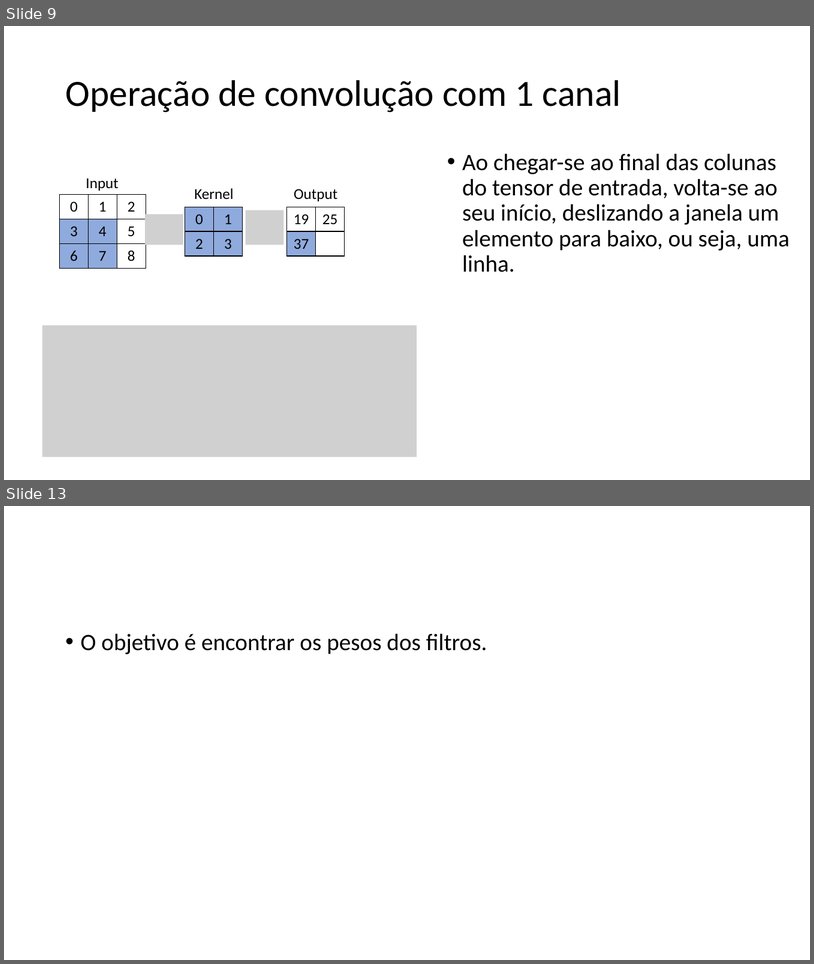
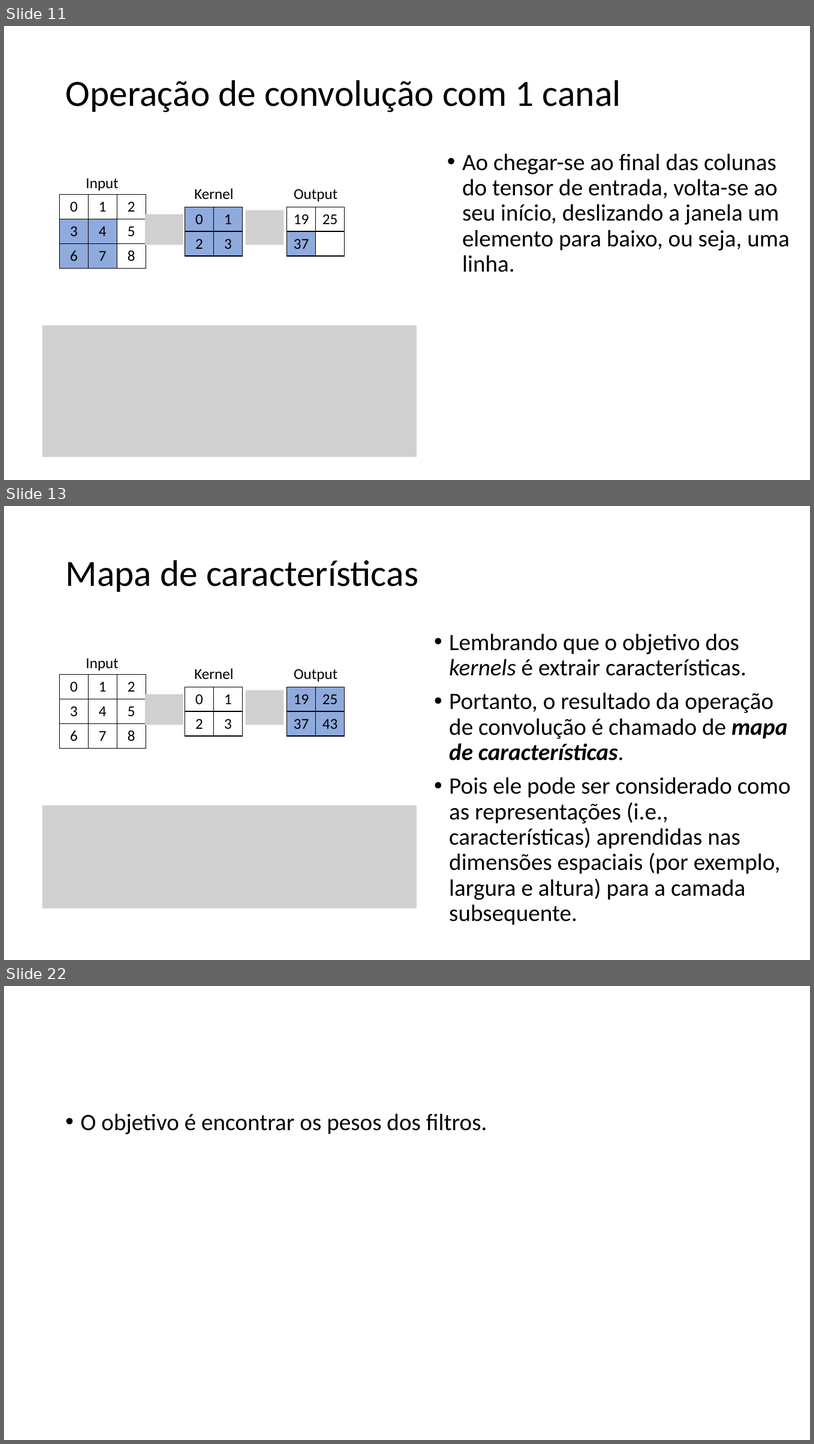
Before and after one commit to zz4fap/tp557-iot-ml, a slide deck: slides/TP557_12_Introduzindo_convoluções.pptx. Shown one above the other, each under a label of ours: slides 9 and 13 before the commit, slides 11, 13 and 22 after it; the slides between them are not shown. The pictures are 814x964 and 814x1444 pixels, drawn with LibreOffice and Linux fonts; fonts in the diff are those of the drawing; grey boxes stand for pictures. Boxes give left, top, right and bottom in pixels: in the first picture for what was removed or moved away, otherwise in the second. Text is boxed around its words. In the diff, an @@ line names an element or a change of style, - is before the commit and + after.

```diff
--- a/slides/TP557_12_Introduzindo_convoluções.pptx
+++ b/slides/TP557_12_Introduzindo_convoluções.pptx
@@ slide 13 added at <box>4,506,810,960</box>, background #FFFFFF @@
@@ title added at <box>65,560,419,592</box>, 44 pt, text #000000 @@
+Mapa de características
@@ text added at <box>449,633,791,925</box>, 28 pt, text #000000 @@
+• Lembrando que o objetivo dos kernels é extrair características.
+• Portanto, o resultado da operação de convolução é chamado de mapa de características.
+• Pois ele pode ser considerado como as representações (i.e., características) aprendidas nas dimensões espaciais (por exemplo, largura e altura) para a camada subsequente.
@@ text added at <box>86,658,118,670</box>, 18 pt, text #000000 @@
+Input
@@ table added at <box>60,675,147,748</box>, 3 rows, 3 columns @@
+0 | 1 | 2
+3 | 4 | 5
+6 | 7 | 8
@@ text added at <box>194,668,233,679</box>, 18 pt, text #000000 @@
+Kernel
@@ text added at <box>294,669,338,681</box>, 18 pt, text #000000 @@
+Output
@@ picture added at <box>145,694,183,724</box> @@
@@ table added at <box>185,687,243,736</box>, 2 rows, 2 columns @@
+0 | 1
+2 | 3
@@ picture added at <box>246,690,284,724</box> @@
@@ table added at <box>287,687,345,736</box>, 2 rows, 2 columns @@
+19 | 25
+37 | 43
@@ picture added at <box>42,805,417,907</box> @@
@@ what was slide 9 is now slide 11 @@
@@ what was slide 13 is now slide 22 @@
```
Also in this commit, not shown: 3 slides changed, 13 other slides added, 1 slide removed, 4 other files.
